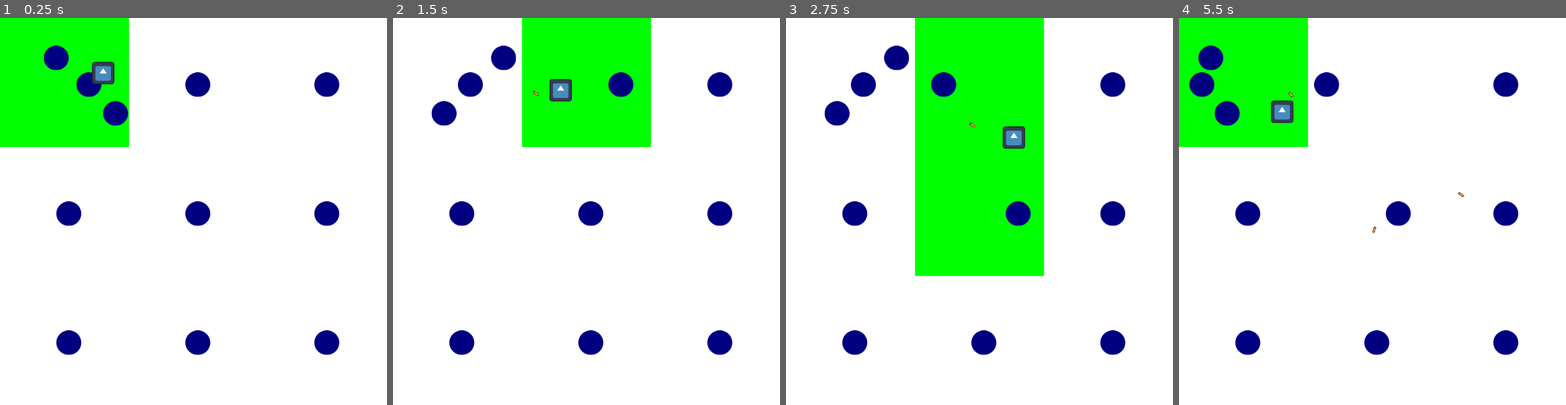
Above: before the commit, frames 1-4 (left to right).
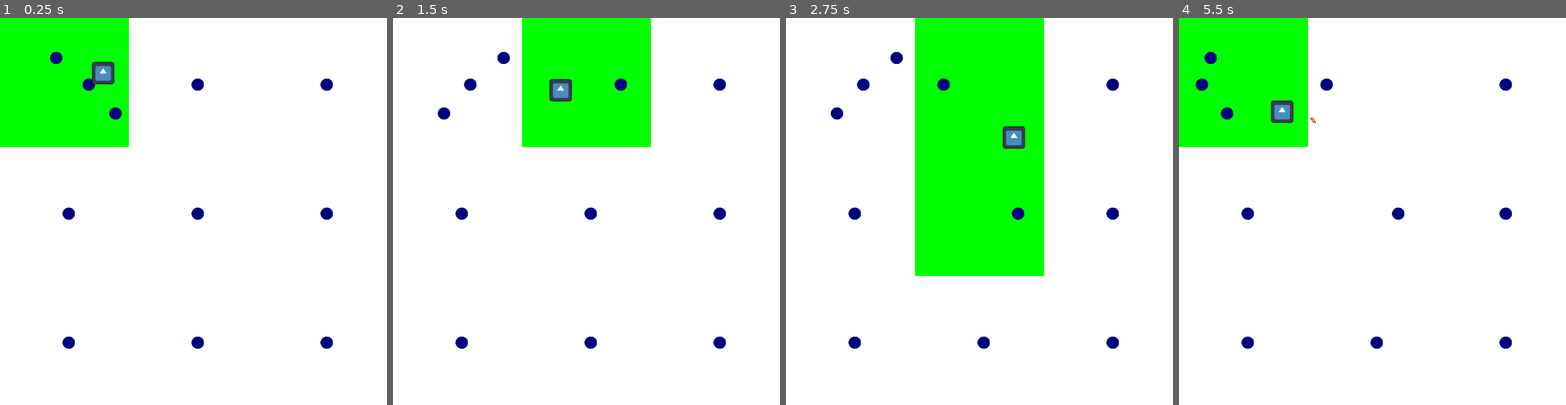
Above: after the commit, the same moments.

Repository: Jcalafange/IA_para_jogos
Game: Godot game, scene res://Cena1.tscn
Same seed, same stepped clock (60 frames per second), same inputs: the game is played once before the commit and once after it. The engine's default icon, where the game draws it, is replaced by a stand-in: a white triangle on a blue panel in a dark square.
Inputs (mouse positions are in pixels of both pictures, inside the frame that each line leads up to):
- Up to frame 1 (0.25 s): no input
- Up to frame 2 (1.5 s): move the mouse to (671, 192) at 0.52 s; hold Right (ui_right) 0.53-1.28 s; click (671, 192) at 0.67 s; move the mouse to (509, 230) at 1.27 s; hold Down (ui_down) from 1.28 s (still down)
- Up to frame 3 (2.75 s): move the mouse to (1018, 126) at 2.02 s; release Down (ui_down) at 2.03 s; hold Right (ui_right) from 2.03 s (still down)
- Up to frame 4 (5.5 s): move the mouse to (1353, 288) at 2.77 s; release Right (ui_right) at 2.78 s; hold Up (ui_up) 2.78-3.53 s; click (1353, 288) at 2.92 s; move the mouse to (1488, 269) at 3.52 s; hold Left (ui_left) 3.53-5.03 s; move the mouse to (1256, 153) at 4.27 s; move the mouse to (1391, 211) at 5.02 s; hold Down (ui_down) from 5.03 s (still down); click (1391, 211) at 5.17 s

The runs differ from the first frame. In frame 1, 2.9% of the frame differs, in the area x 11-88%, y 7-87%; in frame 2, 2.9%; in frame 3, 2.9%; in frame 4, 3.0%, in the area x 2-88%, y 7-87%.

Commit message:
Colisao da balas e inimigos

Diff:
--- a/Scripts/GameController.gd
+++ b/Scripts/GameController.gd
@@ -10,6 +10,7 @@
 	all_zones = get_tree().get_nodes_in_group("Zonas")
 	all_balls = get_tree().get_nodes_in_group("Balls")
 	distribuir_balls()
+	connect_signals()
 	set_process_input(true)
 
 # Função para ativar/desativar zonas
@@ -34,3 +35,12 @@
 	#print(active_zones)
 	for zone in active_zones:
 		zone.move_balls()  # Função customizada para mover bolas dentro da zona
+
+func _on_ball_destructed(ball: ballController) -> void:
+	all_balls.erase(ball)
+	for zone in all_zones:
+		zone.balls_in_zone.erase(ball)
+
+func connect_signals():
+	for ball in all_balls:
+		ball.connect("destruct_ball", Callable(self, "_on_ball_destructed"))
--- a/Scripts/ZoneController.gd
+++ b/Scripts/ZoneController.gd
@@ -12,6 +12,9 @@
 	add_to_group("Zonas")  # Adiciona a zona ao grupo "Zonas"
 	connect("body_entered", Callable(self, "_on_body_entered"))  # Usando Callable
 	connect("body_exited", Callable(self, "_on_body_exited"))  # Usando Callable
+
+	for ball in balls_in_zone:
+		ball.connect("destruct_ball", Callable(self, "_on_ball_destructed"))
 
 func _on_body_entered(body):
 	if body is CharacterBody2D:
@@ -40,3 +43,6 @@
 func move_balls() -> void:
 	for ball in balls_in_zone:
 		ball.move((self.position.x + 25), (self.position.x + 275))
+
+func _on_ball_destructed(ball: ballController) -> void:
+	balls_in_zone.erase(ball)
--- a/Scripts/ballController.gd
+++ b/Scripts/ballController.gd
@@ -1,16 +1,25 @@
 extends Area2D
 
+class_name ballController
 
 var velocity : float = 100.0
 var direction : int = 1
+signal destruct_ball
 
 func _ready():
-	pass # Replace with function body.
+	connect("area_entered", Callable(self, "_on_bullet_body_entered"))
 
 
 # Called every frame. 'delta' is the elapsed time since the previous frame.
 func _process(delta):
 	pass
+
+func _on_bullet_body_entered(body):
+	if body.is_in_group("bullets"):
+		body.queue_free()
+		emit_signal("destruct_ball", self)
+		queue_free()
+
 
 func move(minX: float, maxX: float):
 	position.x += velocity * direction * get_process_delta_time()
--- a/Scripts/bola.gd
+++ b/Scripts/bola.gd
@@ -7,6 +7,9 @@
 var can_shoot : bool = true
 
 signal shoot
+
+func _ready():
+	currentLife = maxLife
 
 func _physics_process(delta: float) -> void:
 	# Reseta a velocidade do corpo a cada frame
@@ -34,6 +37,7 @@
 
 	# Checa colisão com zonas
 	check_zone_collision()
+	check_enemy_collision()
 
 func check_zone_collision() -> void:
 	for zone in get_tree().get_nodes_in_group("zones"):
@@ -56,6 +60,20 @@
 		else:
 			print("Aviso: Zona '%s' não possui um CollisionShape2D." % zone.name)
 
+func check_enemy_collision() -> void:
+	for enemy in get_tree().get_nodes_in_group("Balls"):
+		if enemy.has_node("CollisionShape2D"):
+			var collision_shape = enemy.get_node("CollisionShape2D") as CollisionShape2D
+			if collision_shape and collision_shape.shape is CircleShape2D:
+			# Verifica se a posição da bola está dentro do raio do inimigo
+				if position.distance_to(enemy.position) < collision_shape.shape.radius:
+					# Aplica dano ao jogador
+					currentLife -= 2
+					print(currentLife)
+					if currentLife <= 0:
+						currentLife = 0
+						print("Game Over")  # Chama a função para reiniciar o jogo
+					break  # Sai do loop após a colisão
 
 func _on_shoot_timer_timeout():
 	can_shoot = true # Replace with function body.
--- a/scenes/Bullet/bullet.tscn
+++ b/scenes/Bullet/bullet.tscn
@@ -15,3 +15,6 @@
 
 [node name="CollisionShape2D" type="CollisionShape2D" parent="."]
 shape = SubResource("RectangleShape2D_srgae")
+
+[node name="LifetimeTimer" type="Timer" parent="."]
+one_shot = true
--- a/scenes/Bullet/bulletController.gd
+++ b/scenes/Bullet/bulletController.gd
@@ -1,13 +1,18 @@
 extends Area2D
 
 var direction : Vector2
-var speed : int = 100
+var speed : int = 350
+var damage : float = 15.0
+@export var lifetime: float = 0.5
 
 # Called when the node enters the scene tree for the first time.
 func _ready():
-	pass # Replace with function body.
+	$LifetimeTimer.start(lifetime)
+	$LifetimeTimer.connect("timeout", Callable(self, "_on_LifetimeTimer_timeout"))
 
-
+func _on_LifetimeTimer_timeout():
+	print("desstruit bala")
+	queue_free()
 # Called every frame. 'delta' is the elapsed time since the previous frame.
 func _process(delta):
 	position += speed * direction * delta
--- a/scenes/ball/ball.tscn
+++ b/scenes/ball/ball.tscn
@@ -4,12 +4,13 @@
 [ext_resource type="Texture2D" uid="uid://d07slgxm0w723" path="res://sprints/path1.png" id="1_jsisk"]
 
 [sub_resource type="CircleShape2D" id="CircleShape2D_jflof"]
-radius = 29.1548
+radius = 15.0
 
 [node name="ball" type="Area2D"]
 script = ExtResource("1_f152p")
 
 [node name="Sprite2D" type="Sprite2D" parent="."]
+scale = Vector2(0.5, 0.5)
 texture = ExtResource("1_jsisk")
 
 [node name="CollisionShape2D" type="CollisionShape2D" parent="."]
